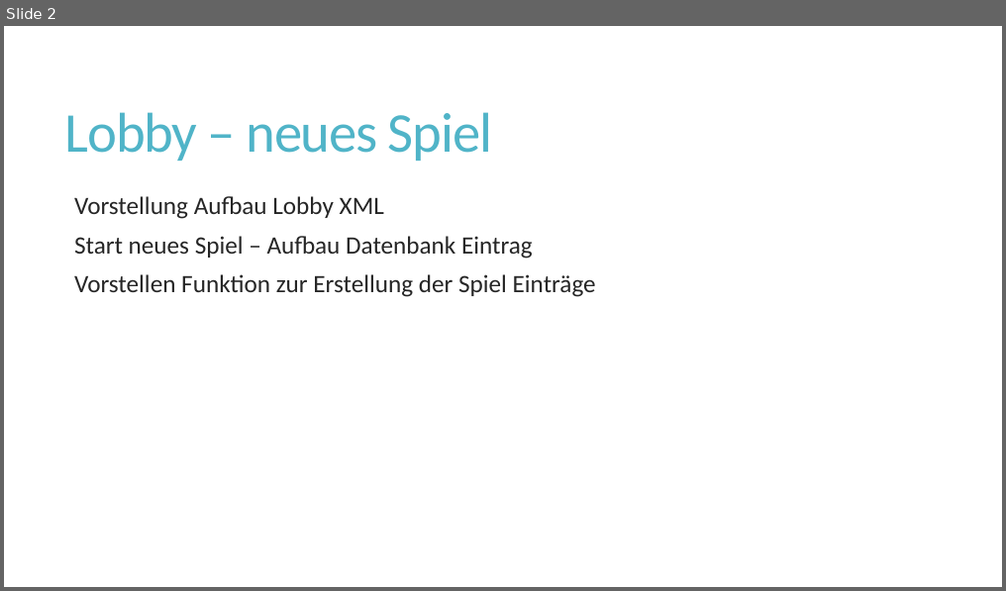
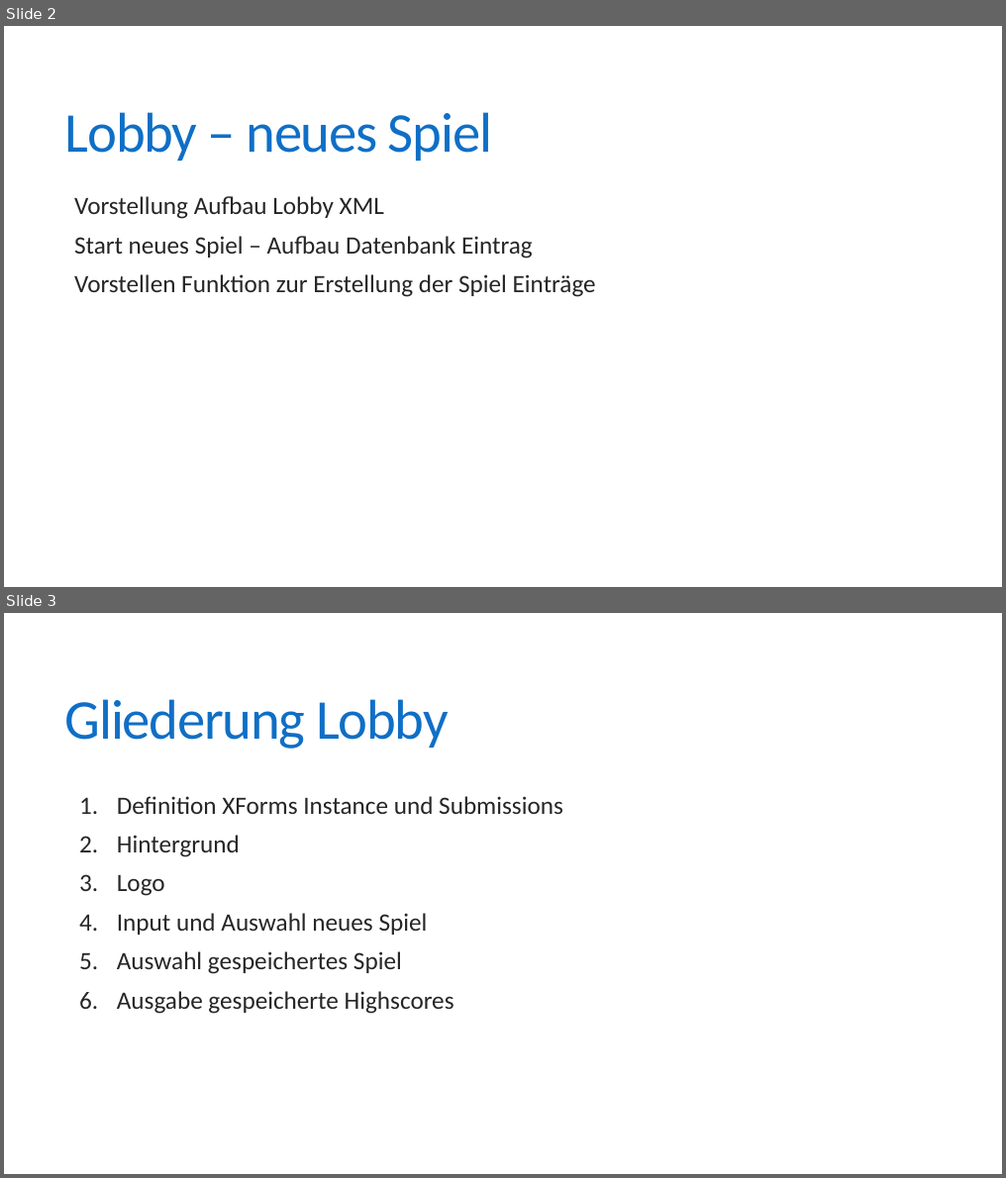
Before and after one commit to fborrmann/memory_game, a slide deck: Memory.pptx. Shown one above the other, each under a label of ours: slide 2 before the commit, slides 2 and 3 after it. The pictures are 1006x591 and 1006x1178 pixels, drawn with LibreOffice and Linux fonts; fonts in the diff are those of the drawing. Boxes give left, top, right and bottom in pixels: in the first picture for what was removed or moved away, otherwise in the second. Text is boxed around its words. In the diff, an @@ line names an element or a change of style, - is before the commit and + after.

```diff
--- a/Memory.pptx
+++ b/Memory.pptx
@@ slide 3 added at (4,613,1002,1174), background #FFFFFF @@
@@ title added at (65,699,449,749), 54 pt, text #0F6FC6 @@
+Gliederung Lobby
@@ text added at (117,796,563,1014), 24 pt, text #262626 @@
+1. Definition XForms Instance und Submissions
+2. Hintergrund
+3. Logo
+4. Input und Auswahl neues Spiel
+5. Auswahl gespeichertes Spiel
+6. Ausgabe gespeicherte Highscores
@@ slide 2 changed as well @@
@@ title "Lobby – neues Spiel" at (65,112,492,161): text colour #50B4C8 to #0F6FC6 @@
```
Also in this commit, not shown: 4 other slides changed, 3 other slides added.
